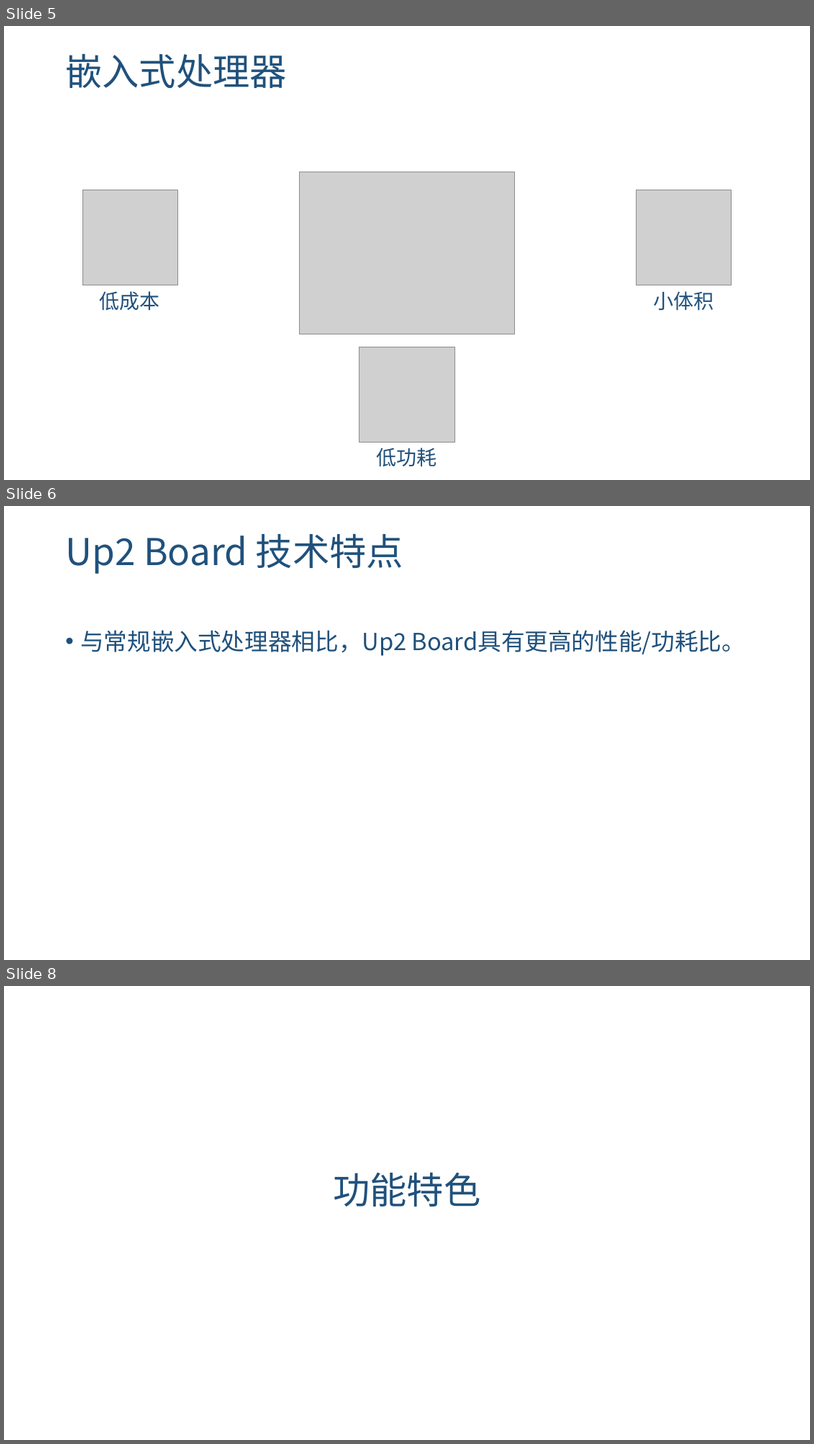
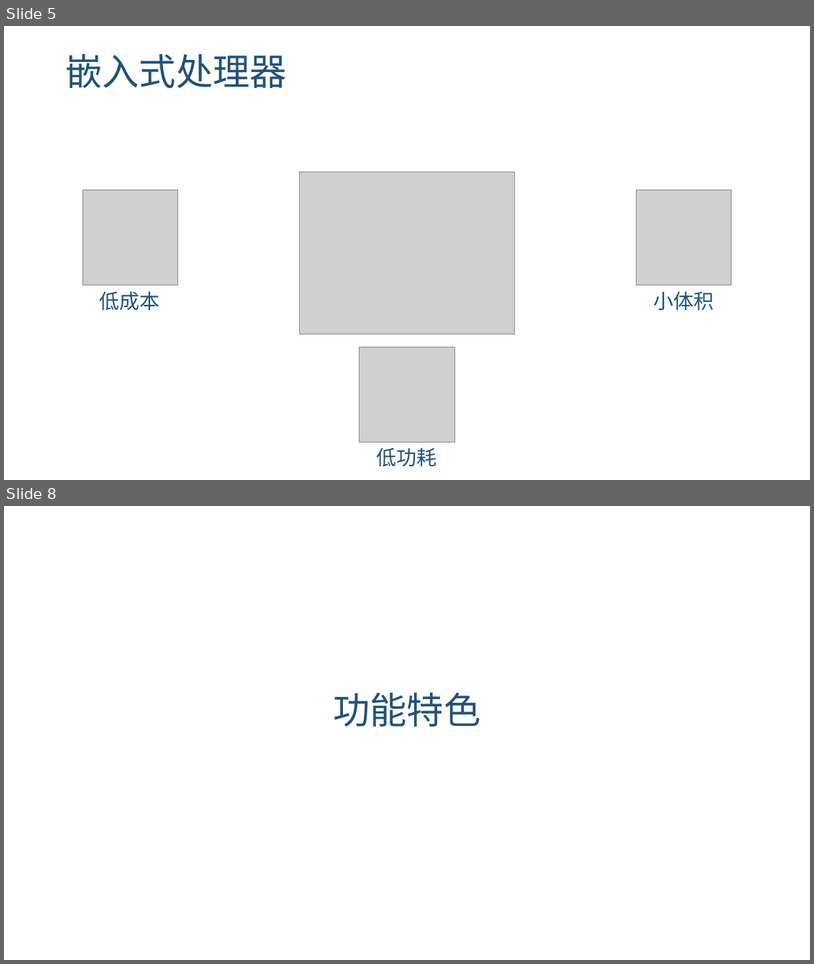
Before and after one commit to kangyifei/intel-minicloud, a slide deck: doc/演示PPT-v1.pptx. Shown one above the other, each under a label of ours: slides 5, 6 and 8 before the commit, slides 5 and 8 after it; the slides between them are not shown. The pictures are 814x1444 and 814x964 pixels, drawn with LibreOffice and Linux fonts; fonts in the diff are those of the drawing; grey boxes stand for pictures; background and template pictures are left out. Boxes give left, top, right and bottom in pixels: in the first picture for what was removed or moved away, otherwise in the second. Text is boxed around its words. In the diff, an @@ line names an element or a change of style, - is before the commit and + after.

```diff
--- a/doc/演示PPT-v1.pptx
+++ b/doc/演示PPT-v1.pptx
@@ slide 6 removed at (4,506,810,960), background picture (left out) @@
@@ title removed at (65,534,404,574) @@
-Up2 Board 技术特点
@@ text removed at (80,630,746,656) @@
-• 与常规嵌入式处理器相比，Up2 Board具有更高的性能/功耗比。
```
Also in this commit, not shown: 4 slides changed, 6 slides added, 6 other slides removed.
